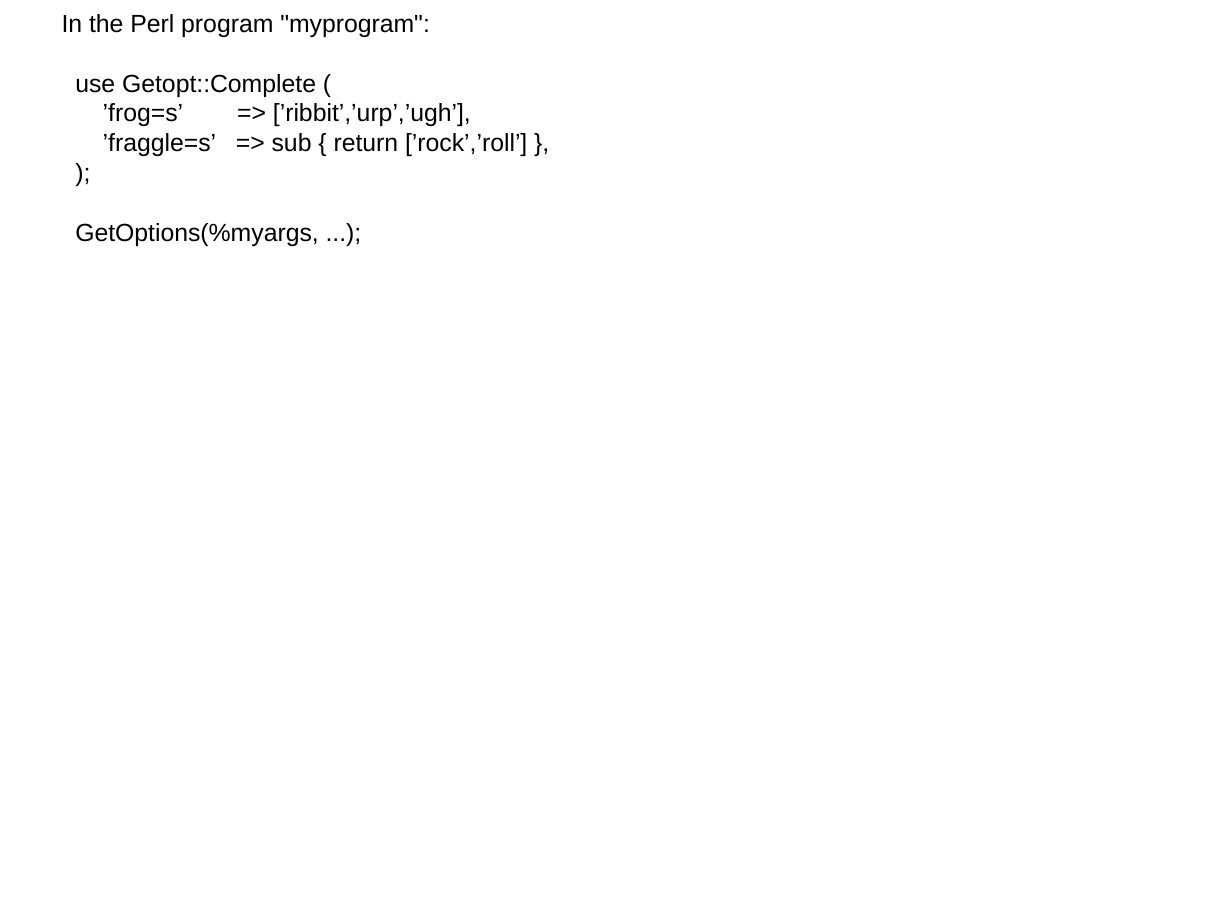
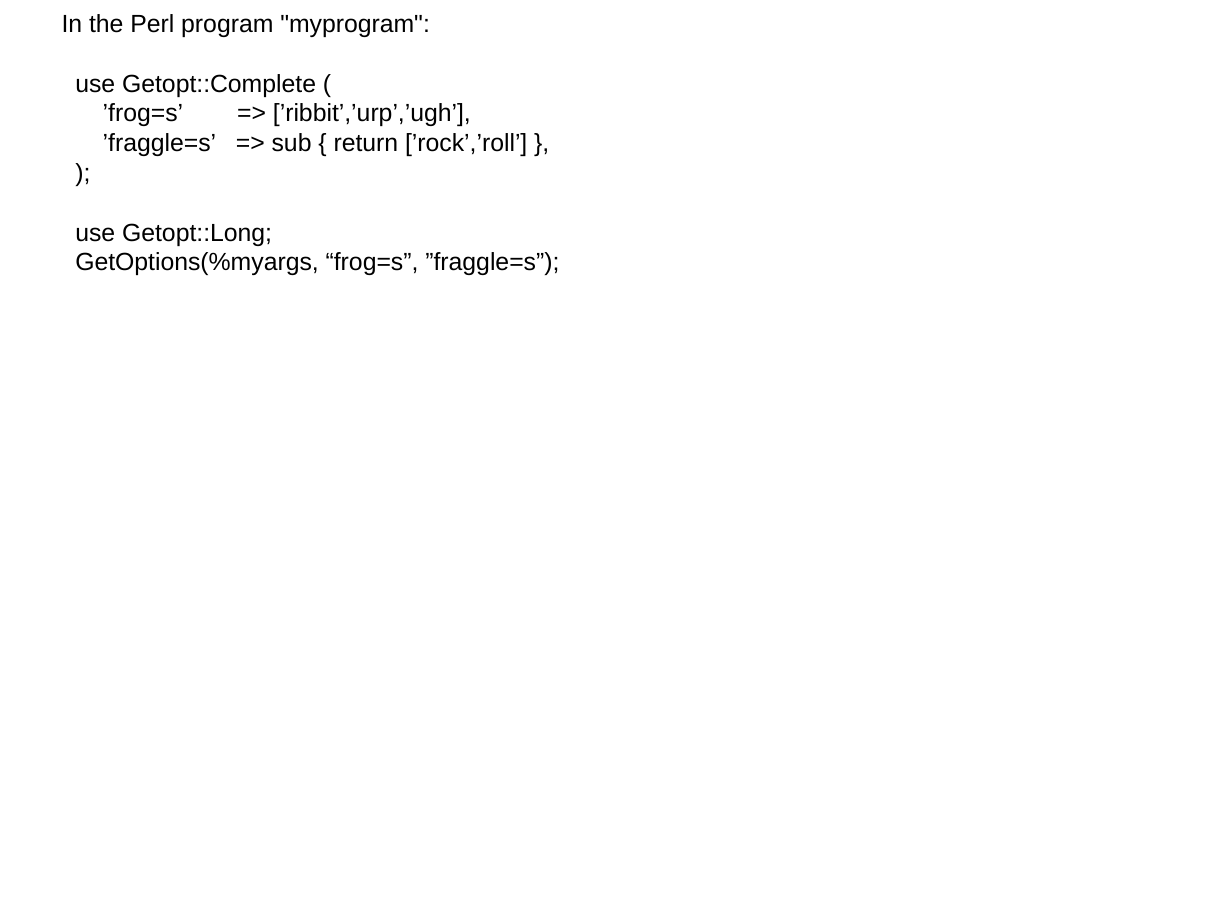
Before and after one commit to gitpan/Getopt-Complete, a slide deck: slide 25 of doc/getopt-complete.odp (slide 23 before the commit). Drawn at 1232x924 pixels with LibreOffice and Linux fonts; fonts in the diff are those of the drawing. Boxes give left, top, right and bottom in pixels: in the first picture for what was removed or moved away, otherwise in the second. Text is boxed around its words. In the diff, an @@ line names an element or a change of style, - is before the commit and + after.

Commit message:
Import of NNUTTER/Getopt-Complete-v0.16 from CPAN.
gitpan-cpan-distribution: Getopt-Complete
gitpan-cpan-version:      v0.16
gitpan-cpan-path:         NNUTTER/Getopt-Complete-v0.16.tar.gz
gitpan-cpan-author:       NNUTTER
gitpan-cpan-maturity:     released

```diff
--- a/doc/getopt-complete.odp
+++ b/doc/getopt-complete.odp
@@ subtitle at [75, 223, 559, 275]: text changed @@
-GetOptions(%myargs, ...);
+use Getopt::Long;
+GetOptions(%myargs, “frog=s”, ”fraggle=s”);
```
Also in this commit, not shown: 15 other slides changed, 9 slides added, 10 other files.
